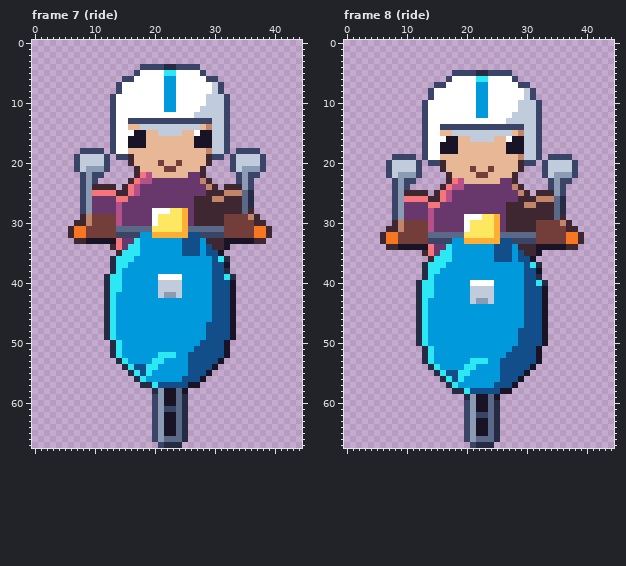
File history of a pixel-art file, art/vehicles/minor-scooter@94.aseprite. This is how it looked before the edit.
45x68 pixels, 10 frames. Shown: frame 7 (ride), frame 8 (ride). The commit also changed other frames, which this record leaves out.
After:
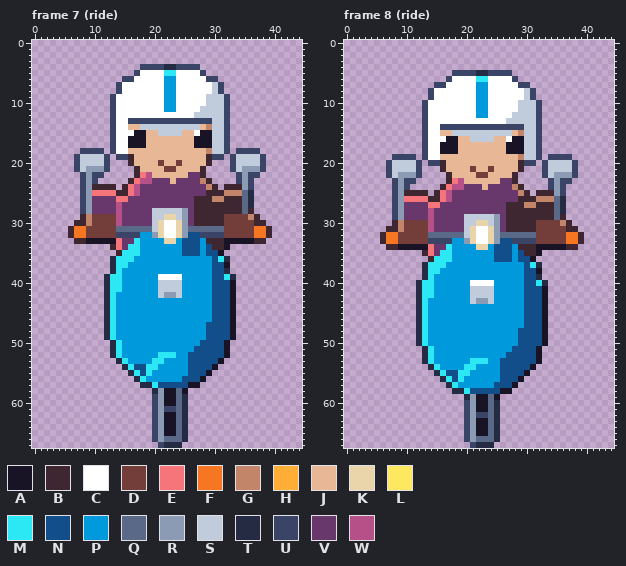
Palette (. is transparent): A #181425  B #3e2731  C #ffffff  D #733e39  E #f6757a  F #f77622  G #c28569  H #feae34  J #e8b796  K #ead4aa  L #fee761  M #2ce8f5  N #124e89  P #0099db  Q #5a6988  R #8b9bb4  S #c0cbdc  T #262b44  U #3a4466  V #68386c  W #b55088
From old to new:
{"where": "frame 7 (ride)"}
{"frame":7,"y":23,"x":23,"old":"V","new":"J"}
{"frame":7,"y":28,"x":20,"old":"CCCLLH","new":"SSSSSR"}
{"frame":7,"y":29,"x":20,"old":"CLLLLH","new":"SSKKSR"}
{"frame":7,"y":30,"x":20,"old":"CLLLLH","new":"SKCCKR"}
{"frame":7,"y":31,"x":20,"old":"LLLLLH","new":"SKCCKR"}
{"frame":7,"y":32,"x":20,"old":"HHHHHH","new":"RKCCKR"}
{"frame":7,"y":33,"x":22,"old":"PP","new":"KK"}
{"where": "frame 8 (ride)"}
{"frame":8,"y":24,"x":23,"old":"V","new":"J"}
{"frame":8,"y":29,"x":20,"old":"CCCLLH","new":"SSSSSR"}
{"frame":8,"y":30,"x":20,"old":"CLLLLH","new":"SSKKSR"}
{"frame":8,"y":31,"x":20,"old":"CLLLLH","new":"SKCCKR"}
{"frame":8,"y":32,"x":20,"old":"LLLLLH","new":"SKCCKR"}
{"frame":8,"y":33,"x":20,"old":"HHHHHH","new":"RKCCKR"}
{"frame":8,"y":34,"x":22,"old":"PP","new":"KK"}
